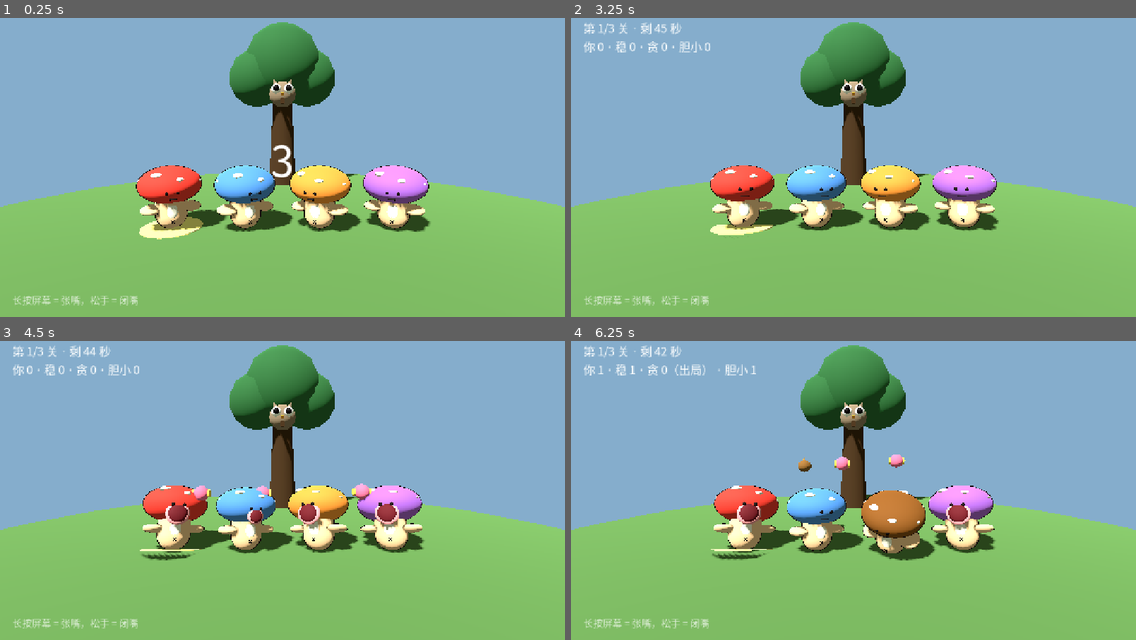
Above: before the commit, frames 1-4 (two rows, left to right).
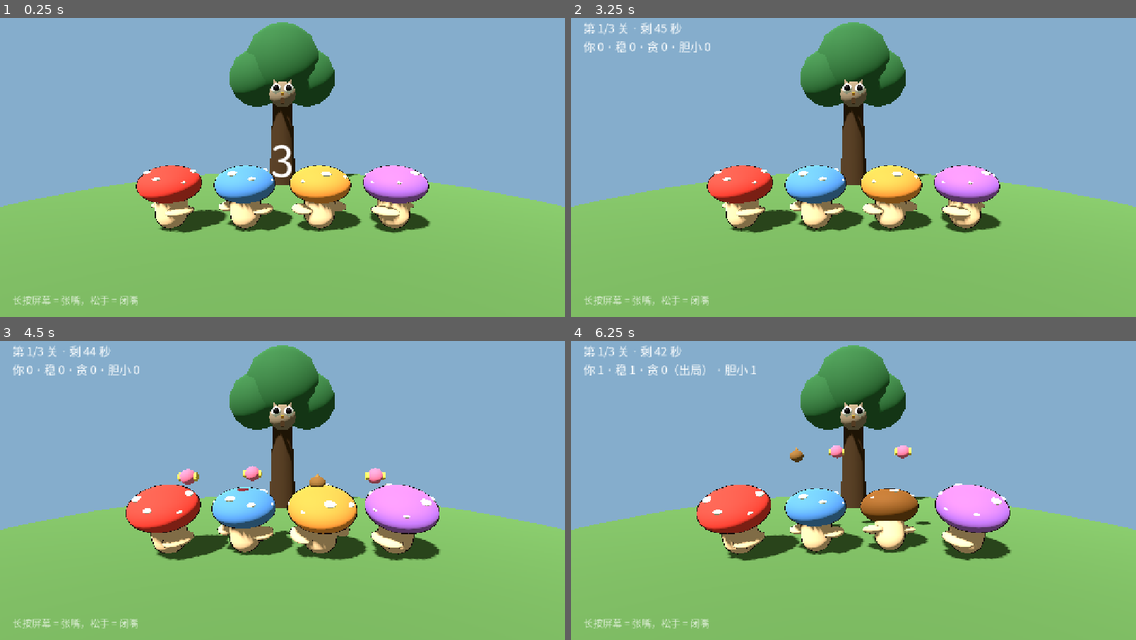
Above: after the commit, the same moments.

Repository: tuzkimo/fungi-party
Game: Godot game, scene res://game/minigame/owl.tscn
Same seed, same stepped clock (60 frames per second), same inputs: the game is played once before the commit and once after it. This scene is started directly instead of the project's main scene.
Inputs (mouse positions are in pixels of both pictures, inside the frame that each line leads up to):
- Up to frame 1 (0.25 s): no input
- Up to frame 2 (3.25 s): tap Enter at 0.5, 2.75 s; move the mouse to (977, 143) at 0.52 s; hold D (move_right) 0.53-1.25 s; hold Ctrl (orbit) 0.53-1.25 s; click (977, 143) at 0.67 s; tap Space (jump) at 0.77, 2 s; drag from (740, 173) to (825, 221) at 1.27 s; move the mouse to (910, 89) at 2.02 s; hold D (move_right) 2.03-2.75 s; hold Ctrl (orbit) 2.03-2.75 s; drag from (825, 221) to (684, 110) at 2.77 s
- Up to frame 3 (4.5 s): move the mouse to (452, 529) at 3.52 s; hold A (move_left) 3.53-4.25 s; hold Ctrl (orbit) 3.53-4.25 s; tap Space (jump) at 3.77 s; drag from (113, 433) to (197, 400) at 4.27 s
- Up to frame 4 (6.25 s): move the mouse to (881, 481) at 5.02 s; hold S (move_back) 5.03-5.75 s; hold Ctrl (orbit) 5.03-5.75 s; click (881, 481) at 5.17 s; drag from (768, 400) to (740, 496) at 5.77 s

The runs differ from the first frame. In frame 1, 2.4% of the frame differs, in the area x 24-76%, y 50-75%; in frame 2, 3.7%; in frame 3, 8.6%, in the area x 22-78%, y 41-74%; in frame 4, 7.7%.

Commit message:
猫头鹰喂食：四朵蘑菇背对镜头面向猫头鹰，嘴挪到头顶朝天，去掉玩家光圈

Diff:
--- a/game/minigame/owl.gd
+++ b/game/minigame/owl.gd
@@ -11,9 +11,7 @@
 const CAMERA_TARGET := Vector3(0.0, 1.55, -1.5)
 ## 默认 75 度太广，画面上下全是空天；收到 62 度四朵蘑菇和猫头鹰才占满
 const CAMERA_FOV := 62.0
-## 蘑菇朝猫头鹰转多少（转满会背对镜头，脸就看不见了）
-const TURN_TO_OWL := 0.35
-const TURN_LIMIT := 0.45
+
 
 enum Phase { COUNTDOWN, PLAY, BREAK, DONE }
 
@@ -59,8 +57,8 @@
 		actor.name = "Actor%d" % i
 		actor.position = Vector3(Config.OWL_SEAT_X[i], 0.0, 0.0)
 		add_child(actor)
-		var turn := Gaze.yaw_to(actor.position, _arena.owl_point()) * TURN_TO_OWL
-		actor.setup(SEAT_COLORS[i], i == OwlRound.PLAYER, clampf(turn, -TURN_LIMIT, TURN_LIMIT))
+		# 四朵都背对镜头、正面朝着猫头鹰（嘴开在头顶，从背后看就是仰头张嘴）
+		actor.setup(SEAT_COLORS[i], Gaze.yaw_to(actor.position, _arena.owl_point()))
 		_actors.append(actor)
 
 		var item := OwlItem.new()
--- a/game/minigame/owl_actor.gd
+++ b/game/minigame/owl_actor.gd
@@ -1,20 +1,22 @@
 class_name OwlActor
 extends Node3D
 
-## 座位上的一个蘑菇：外形直接复用玩家那套 MushroomMesh（和角色一致、能穿皮肤），
-## 额外挂一张会张大的嘴。状态由外部每帧喂（score / open / out）。
-## 常态就微微仰头（看树上的猫头鹰），张嘴时头往后一扬、嘴撑成一个大粉洞。
+## 座位上的一个蘑菇：外形直接复用玩家那套 MushroomMesh（和角色一致、能穿皮肤）。
+## 它们背对镜头、面向树上的猫头鹰，所以嘴开在头顶、朝天——从背后看就是「仰头张大嘴」。
+## 状态由外部每帧喂（score / open / out）。
 
 const BODY_SCALE := 0.8
-## 嘴在 MushroomMesh 里的位置（未缩放）：跟角色自带的嘴线同一个高度
-const MOUTH_LOCAL := Vector3(0.0, 1.05, 0.80)
-## 张嘴 = 一圈浅粉的嘴唇 + 中间深红的口腔：只有粉色会看成「嘴巴凸出来」，得看见洞
+## 嘴的位置（蘑菇坐标，未缩放）：菌盖顶上，正对着天上掉东西的方向
+## 菌盖顶在 mesh 坐标里是 y≈1.90（中心 1.35 + 半高 0.55），取 1.82 让嘴刚好嵌在顶面
+const MOUTH_LOCAL := Vector3(0.0, 1.82, -0.05)
+## 张嘴 = 一圈浅粉的嘴唇 + 中间深红的口腔，得看见洞才叫张嘴
 const LIP_COLOR := Color(0.97, 0.62, 0.67)
 const INNER_COLOR := Color(0.42, 0.12, 0.16)
-## 常态仰头：0 是平视，负数让菌盖往后仰
-const LEAN_LOOK := -0.12
-const LEAN_OPEN := -0.34
-const LEAN_OUT := 0.34
+## 仰头：正数让菌盖顶朝镜头翻过来，头顶的嘴也就露出来了
+const LEAN_LOOK := 0.0
+## 张嘴时头往后一仰（对背对镜头的蘑菇来说就是把盖顶翻给玩家看）；别仰太狠，像要栽倒
+const LEAN_OPEN := 0.28
+const LEAN_OUT := -0.30
 const LEAN_SPEED := 14.0
 const MOUTH_GROW := 10.0
 const POP_SECONDS := 0.18
@@ -32,8 +34,8 @@
 var _mouth := 0.0
 
 
-## yaw：朝猫头鹰转一点（转满就会背对镜头，所以由外部夹好再传进来）。
-func setup(cap_color: Color, is_player: bool, yaw: float) -> void:
+## yaw：朝向猫头鹰（由外部按座位方位算好传进来）。
+func setup(cap_color: Color, yaw: float) -> void:
 	_cap_color = cap_color
 
 	# 头这一层：菌盖和嘴一起转、一起仰，MushroomMesh 自己重建时不会连嘴一起清掉
@@ -51,27 +53,13 @@
 	var sphere := SphereMesh.new()
 	sphere.radius = 1.0
 	sphere.height = 2.0
-	sphere.radial_segments = 14
-	sphere.rings = 7
-	_lip = _part("Lip", sphere, _solid(LIP_COLOR), 0.0)
-	# 口腔要比嘴唇往前探一点，否则小一码的暗红球整颗躲在粉色球里面，看不见
-	_inner = _part("Inner", sphere, _solid(INNER_COLOR), 0.05)
+	sphere.radial_segments = 16
+	sphere.rings = 8
+	_lip = _part("Lip", sphere, _solid(LIP_COLOR), Vector3(0.0, 0.0, 0.0))
+	# 口腔比嘴唇再高一点、小一码：暗红的那颗躲在粉球里的话，头顶只是一个粉疙瘩
+	_inner = _part("Inner", sphere, _solid(INNER_COLOR), Vector3(0.0, 0.04, 0.0))
 	_lip.visible = false
 	_inner.visible = false
-
-	if is_player:
-		# 玩家那一朵脚下多一圈浅黄光圈，四个人里一眼找到自己
-		var ring := CylinderMesh.new()
-		ring.top_radius = 0.72
-		ring.bottom_radius = 0.72
-		ring.height = 0.02
-		ring.radial_segments = 20
-		var node := MeshInstance3D.new()
-		node.name = "Ring"
-		node.mesh = ring
-		node.position = Vector3(0.0, 0.011, 0.0)
-		node.material_override = _solid(Color(0.98, 0.92, 0.55))
-		add_child(node)
 
 
 ## 穿戴了皮肤时，座位上的自己也换色换斑点（教室那套做法）。
@@ -98,29 +86,28 @@
 	_lip.visible = shown
 	_inner.visible = shown
 	if shown:
-		# 张嘴是两段式的：嘴唇先撑开，口腔跟着；0.65~1.05 之间弹一下，夸张但不到撕裂
-		var grow := 0.55 + 0.5 * _mouth
-		_lip.scale = Vector3(0.26, 0.25, 0.10) * grow
-		_inner.scale = Vector3(0.20, 0.20, 0.09) * grow
+		var grow := 0.5 + 0.55 * _mouth
+		_lip.scale = Vector3(0.34, 0.14, 0.34) * grow
+		_inner.scale = Vector3(0.27, 0.12, 0.27) * grow
 
 	var lean := LEAN_OUT if out else (LEAN_OPEN if open else LEAN_LOOK)
 	rotation.x = lerpf(rotation.x, lean, minf(1.0, delta * LEAN_SPEED))
 
 	_pop = maxf(0.0, _pop - delta)
-	_body.scale = Vector3.ONE * BODY_SCALE * (1.0 + POP_SCALE * _pop / POP_SECONDS + 0.05 * _mouth)
+	_body.scale = Vector3.ONE * BODY_SCALE * (1.0 + POP_SCALE * _pop / POP_SECONDS + 0.08 * _mouth)
 
 
-## 落点：张嘴时口腔正前方一点（每帧问，跟着仰头动）。
+## 落点：头顶那张嘴的正上方（每帧问，跟着仰头动）。
 func mouth_point() -> Vector3:
-	return _pivot.to_global(MOUTH_LOCAL * BODY_SCALE + Vector3(0.0, 0.0, 0.06))
+	return _pivot.to_global(MOUTH_LOCAL * BODY_SCALE + Vector3(0.0, 0.10, 0.0))
 
 
-func _part(node_name: String, mesh: Mesh, mat: Material, forward: float) -> MeshInstance3D:
+func _part(node_name: String, mesh: Mesh, mat: Material, offset: Vector3) -> MeshInstance3D:
 	var node := MeshInstance3D.new()
 	node.name = node_name
 	node.mesh = mesh
 	node.material_override = mat
-	node.position = MOUTH_LOCAL * BODY_SCALE + Vector3(0.0, 0.0, 0.02 + forward)
+	node.position = MOUTH_LOCAL * BODY_SCALE + offset
 	_pivot.add_child(node)
 	return node
 
Not shown, changed: docs/perf-log.md
Not shown, changed: docs/superpowers/specs/2026-10-24-owl-candy-design.md
